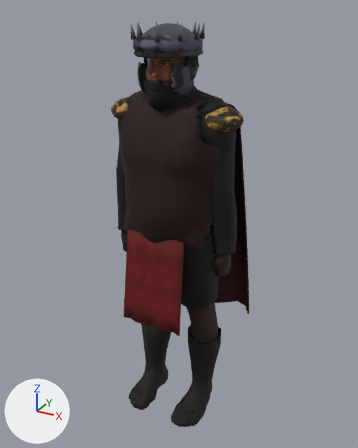
The glTF model game/models/cast/strabonus.glb: old version first, new version second.
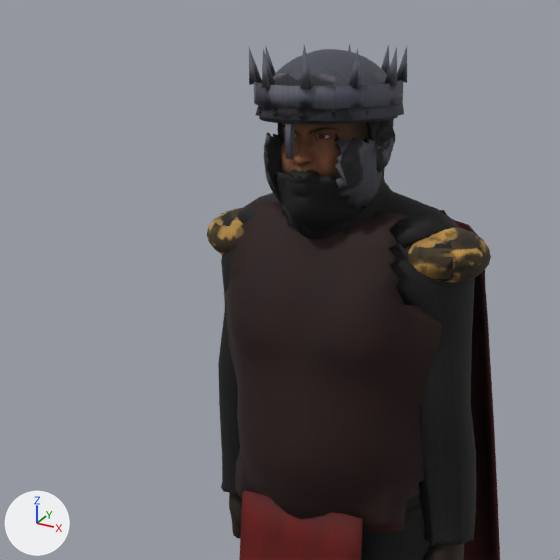
Each version is shown whole from a camera (50 mm lens) standing at (0.999, -1.793, 1.86) and looking at (-0.007, 0.036, 0.946), then close up on the part from 4% to 77% of the width and 0% to 58% of the height. Lighting does not change. The marker at lower left points along +X, +Y and +Z. The older version's two pictures come first. Vertices at exactly the same position are counted once.

The first close-up shows 'aventail', 'beard', 'body', 'cloak', 'gloves', 'helm', 'pauldron_l', 'pauldron_r', 'shirt', 'tabard', 'tabard_skirt_f' and 2 more.
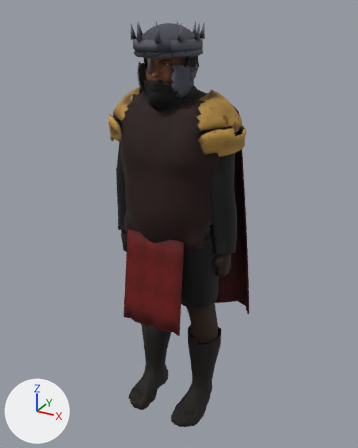
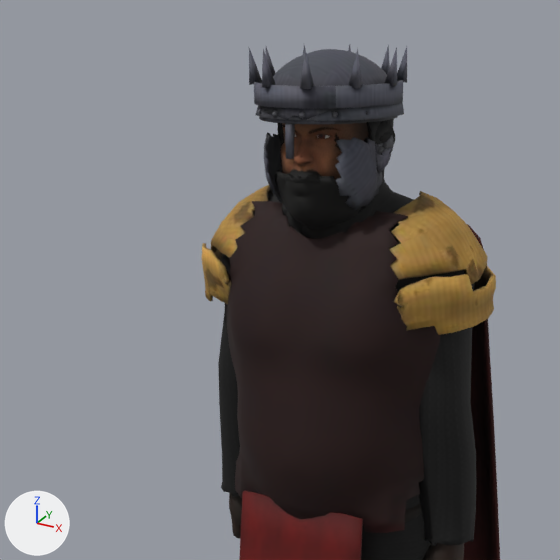
The edits, one by one:
me_dome has 1373 vertices, 2634 faces and spans x -0.132..0.132, y -0.21..0.091, z 1.539..1.808.
me_dome is used by ob_helm; location (0.0, 0.0, 0.0).
me_dome part 1: 2221 kept faces spanning x -0.132..0.132, y -0.21..0.091, z 1.539..1.808 get new texture (UV) coordinates.
me_pauldron_l is used by ob_pauldron_l; location (0.0, 0.0, 0.0).
me_pauldron_l had 444 vertices, 880 faces and spanned x 0.12..0.297, y -0.102..0.068, z 1.405..1.507.
me_pauldron_l now has 360 vertices, 716 faces and spans x 0.099..0.306, y -0.149..0.128, z 1.322..1.561.
me_pauldron_l part 2: the loose piece of 222 vertices spanning x 0.12..0.297, y -0.102..0.068, z 1.405..1.507 is rebuilt with 138 vertices and now spans x 0.125..0.289, y -0.14..0.114, z 1.401..1.561.
me_pauldron_l part 3: a new loose piece of 222 vertices spanning x 0.099..0.306, y -0.149..0.128, z 1.322..1.441, in mat_pauldron_l_mat (picture img_pauldron_l_tex).
Other edits to the shape of me_pauldron_l do not show in these pictures.
me_pauldron_r is used by ob_pauldron_r; location (0.0, 0.0, 0.0).
me_pauldron_r had 444 vertices, 880 faces and spanned x -0.297..-0.12, y -0.102..0.068, z 1.405..1.507.
me_pauldron_r now has 360 vertices, 716 faces and spans x -0.306..-0.099, y -0.149..0.128, z 1.322..1.561.
me_pauldron_r part 4: the loose piece of 222 vertices spanning x -0.297..-0.12, y -0.102..0.068, z 1.405..1.507 is rebuilt with 138 vertices and now spans x -0.289..-0.125, y -0.14..0.114, z 1.401..1.561.
me_pauldron_r part 5: a new loose piece of 222 vertices spanning x -0.306..-0.099, y -0.149..0.128, z 1.322..1.441, in mat_pauldron_r_mat (picture img_pauldron_r_tex).
Other edits to the shape of me_pauldron_r do not show in these pictures.

Boxes (x1, y1, x2, y2) around the edits, measured in the close-ups (560 x 560 px):
'pauldron_l', reshaped (29% wider, 154% taller): before (408, 227, 491, 283); after (389, 191, 496, 335)
'pauldron_r', reshaped: before (207, 208, 244, 254); after (201, 185, 273, 304)
part 1 of me_dome, surface changed: (250, 58, 407, 207) in both
part 2 of me_pauldron_l, rebuilt (18% wider, 67% taller): before (408, 227, 491, 283); after (389, 191, 487, 285)
part 3 of me_pauldron_l, added (brown): after (393, 266, 496, 335)
part 4 of me_pauldron_r, rebuilt: before (207, 208, 244, 254); after (211, 185, 273, 258)
part 5 of me_pauldron_r, added (brown): after (201, 243, 231, 304)
